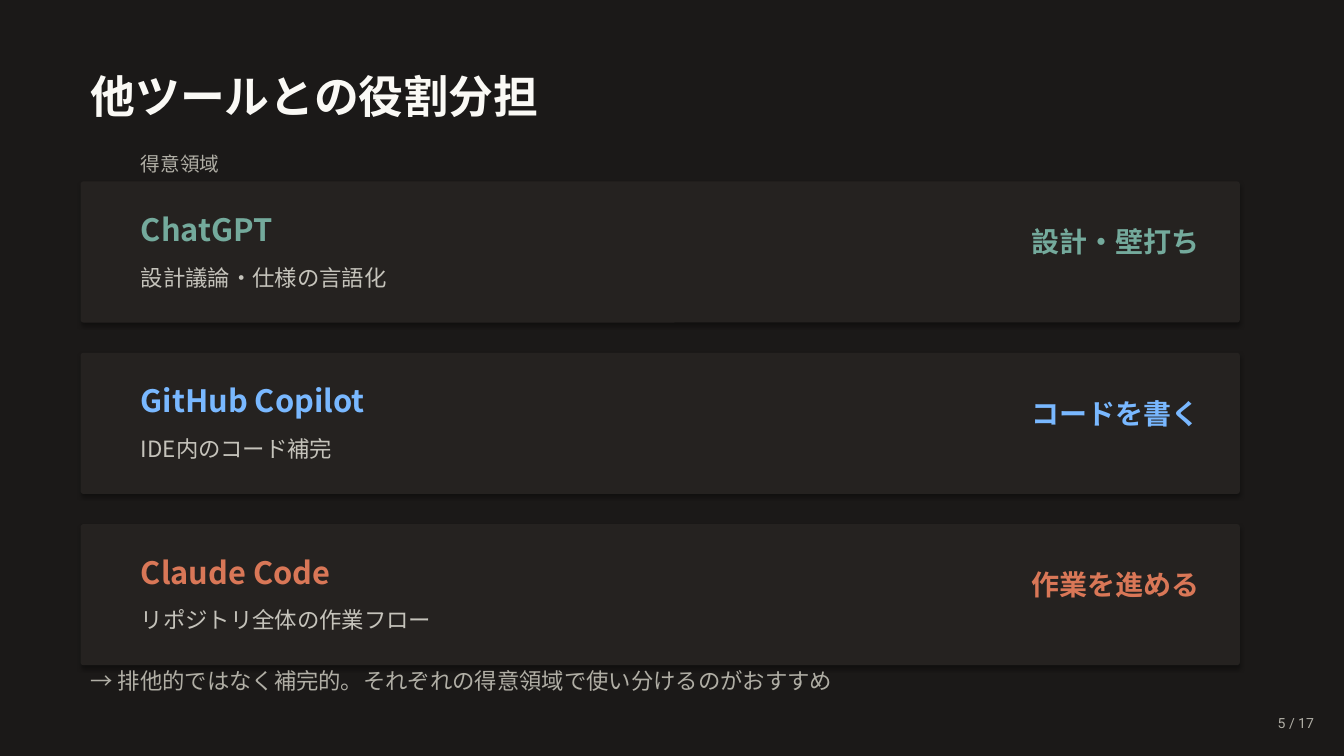
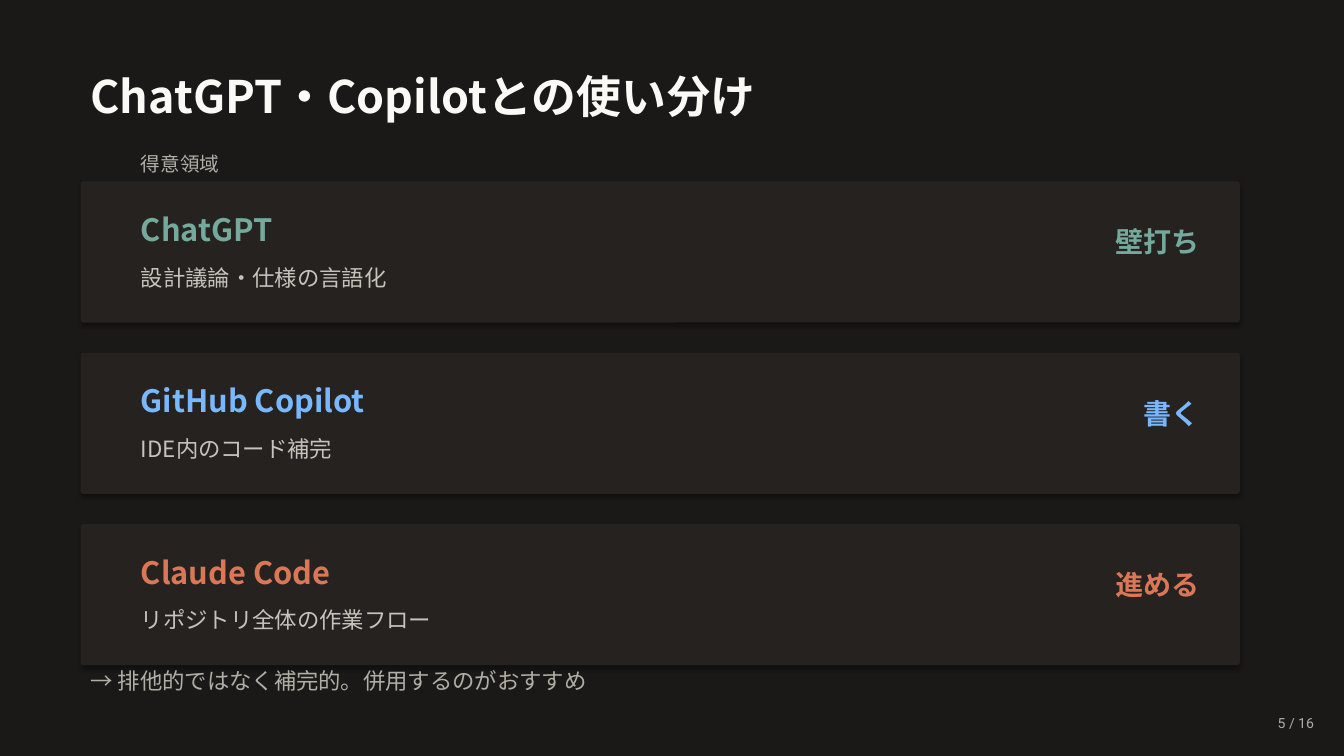
Before and after one commit to Ischca/zenn, a slide deck: slide 5 of slides/session1.pptx. Drawn at 1344x756 pixels with LibreOffice and Linux fonts; fonts in the diff are those of the drawing. Boxes give left, top, right and bottom in pixels: in the first picture for what was removed or moved away, otherwise in the second. Text is boxed around its words. In the diff, an @@ line names an element or a change of style, - is before the commit and + after.

```diff
--- a/slides/session1.pptx
+++ b/slides/session1.pptx
@@ text at bbox=[91, 75, 756, 123]: text changed @@
-他ツールとの役割分担
+ChatGPT・Copilotとの使い分け
@@ text at bbox=[1116, 228, 1200, 255]: text changed @@
-設計・壁打ち
+壁打ち
@@ text at bbox=[1144, 400, 1200, 427]: text changed @@
-コードを書く
+書く
@@ text at bbox=[1116, 572, 1200, 597]: text changed @@
-作業を進める
+進める
@@ text at bbox=[118, 670, 587, 691]: text changed @@
-→ 排他的ではなく補完的。それぞれの得意領域で使い分けるのがおすすめ
+→ 排他的ではなく補完的。併用するのがおすすめ
@@ text at bbox=[1278, 718, 1314, 728]: text changed @@
-5 / 17
+5 / 16
```
Also in this commit, not shown: 13 other slides changed, 1 slide added, 2 slides removed, 1 other file.
